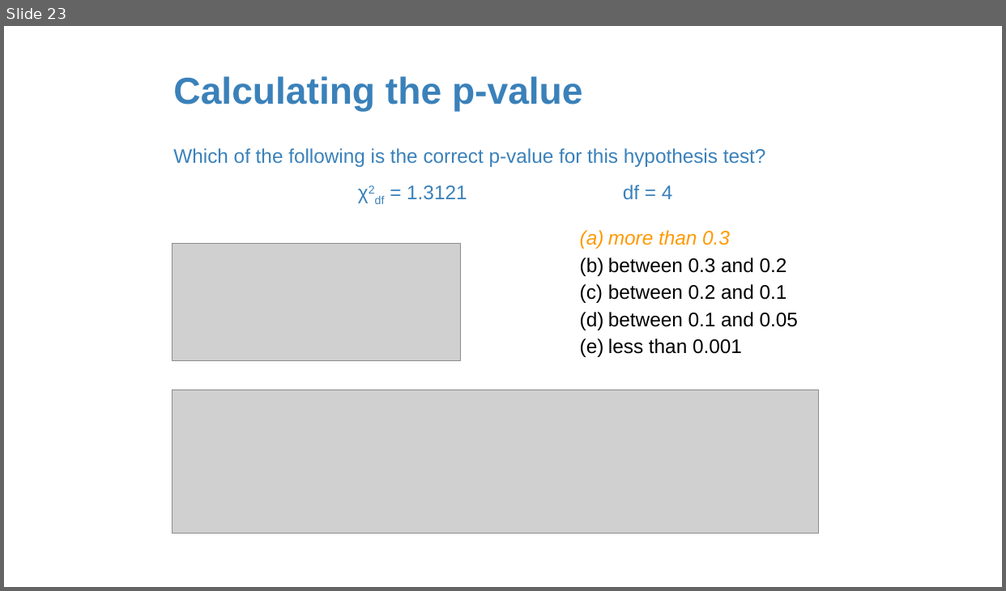
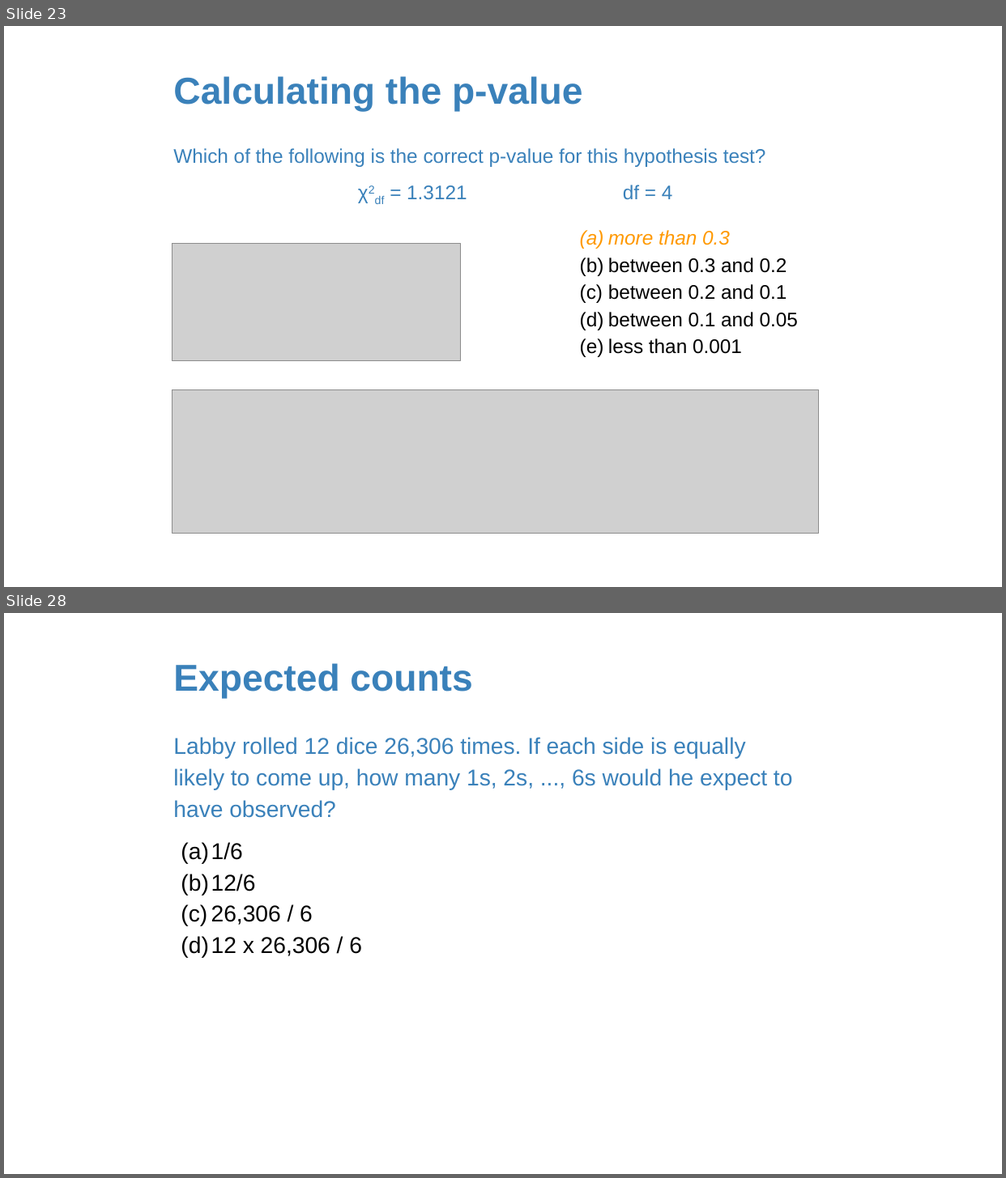
Before and after one commit to amosca01/MATH108-F23, a slide deck: slides/18-difference-many-proportions.pptx. Shown one above the other, each under a label of ours: slide 23 before the commit, slides 23 and 28 after it; the slides between them are not shown. The pictures are 1006x591 and 1006x1178 pixels, drawn with LibreOffice and Linux fonts; fonts in the diff are those of the drawing; grey boxes stand for pictures. Boxes give left, top, right and bottom in pixels: in the first picture for what was removed or moved away, otherwise in the second. Text is boxed around its words. In the diff, an @@ line names an element or a change of style, - is before the commit and + after.

```diff
--- a/slides/18-difference-many-proportions.pptx
+++ b/slides/18-difference-many-proportions.pptx
@@ slide 28 added at (4, 613, 1002, 1174), background #FFFFFF @@
@@ title added at (173, 663, 472, 699), 36 pt, text #3A81BA, bold @@
+Expected counts
@@ text added at (173, 737, 793, 958), 22 pt, text #3A81BA @@
+Labby rolled 12 dice 26,306 times. If each side is equally likely to come up, how many 1s, 2s, ..., 6s would he expect to have observed?
+(a) 1/6
+(b) 12/6
+(c) 26,306 / 6
+(d) 12 x 26,306 / 6
```
Also in this commit, not shown: 82 other slides added, 7 other files.
